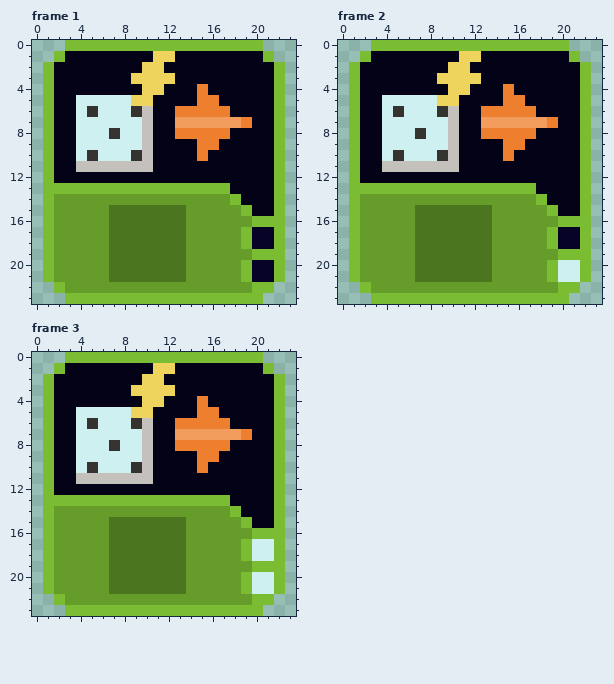
A pixel-art file gets an edit: Art/Textures/Tiles/GreenTiles/surge_relay.aseprite. Above: the version before the commit.
24x24 pixels, 3 frames. Shown: frame 1, frame 2, frame 3.
The result:
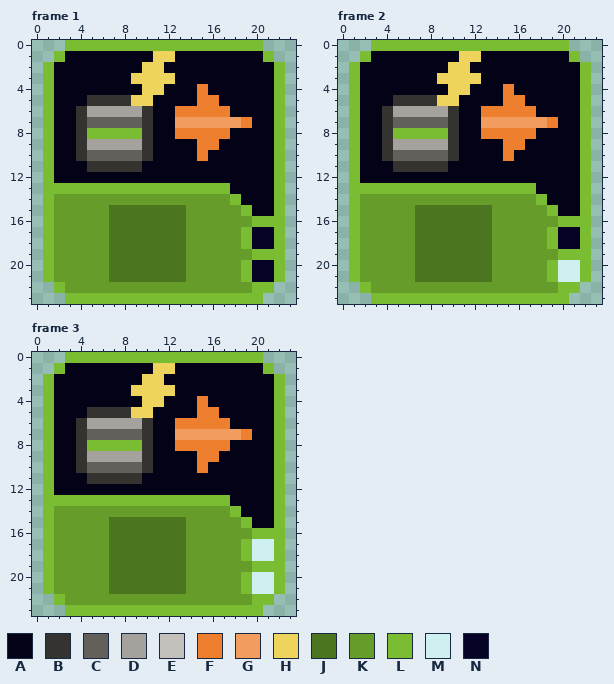
Palette (. is transparent): A #040217  B #343330  C #63605c  D #a5a29d  E #c4c1bc  F #ee7f2f  G #f29c5d  H #eed35d  J #4c7520  K #659c2a  L #7abd33  M #cef0f1  N #070326
The exact change:
Frame 1:
The edit turns colour E into colour A in row 11 at x 4 and 10.
The edit turns colour M into colour A in row 5 at x 4.
The edit turns colour E into colour B in rows 6 to 10 at x 10; in row 11 at x 5 to 9.
The edit turns colour M into colour B in row 5 at x 5 to 8; in rows 6 to 10 at x 4.
The edit turns colour B into colour C in row 10 at x 5 and 9.
The edit turns colour M into colour C in row 7 at x 5 to 9; in row 10 at x 6 to 8.
The edit turns colour B into colour D in row 6 at x 5 and 9.
The edit turns colour M into colour D in row 6 at x 6 to 8; in row 9 at x 5 to 9.
The edit turns colour B into colour L in row 8 at x 7.
The edit turns colour M into colour L in row 8 at x 5 to 6 and 8 to 9.
Frame 2: the same change as frame 1
Frame 3: the same change as frame 1
Where, in picture pixels (left, top, right, bottom), the same in both pictures:
changed: (76, 95, 153, 172)
changed: (382, 95, 459, 172)
changed: (76, 407, 153, 484)
